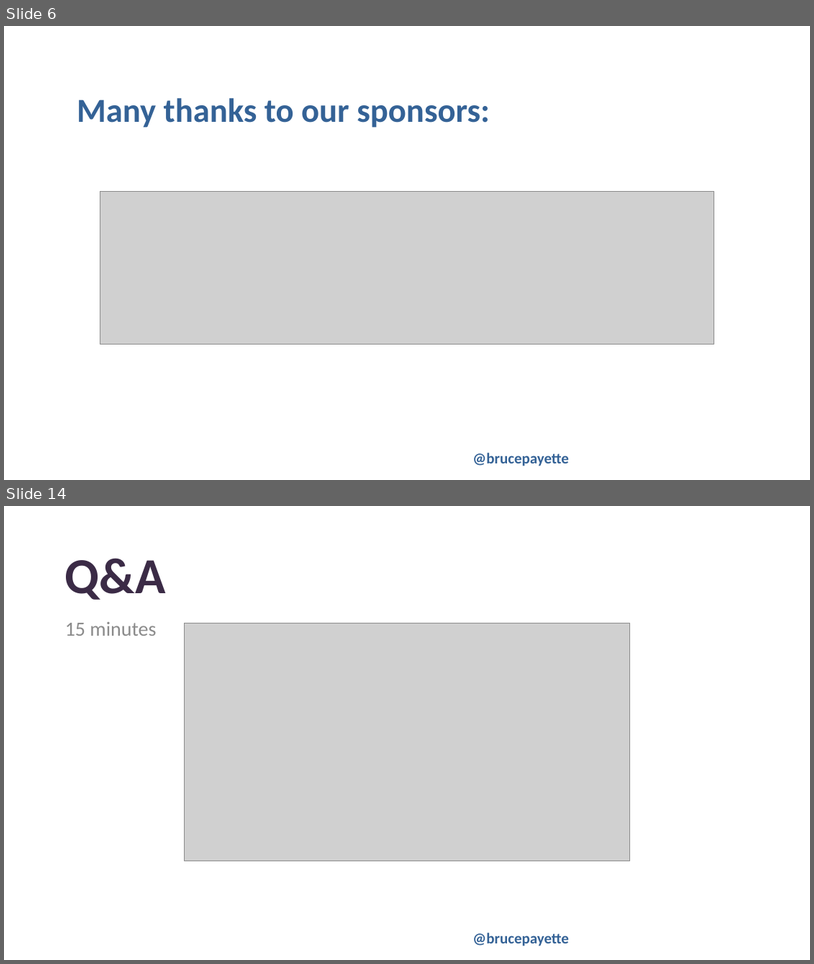
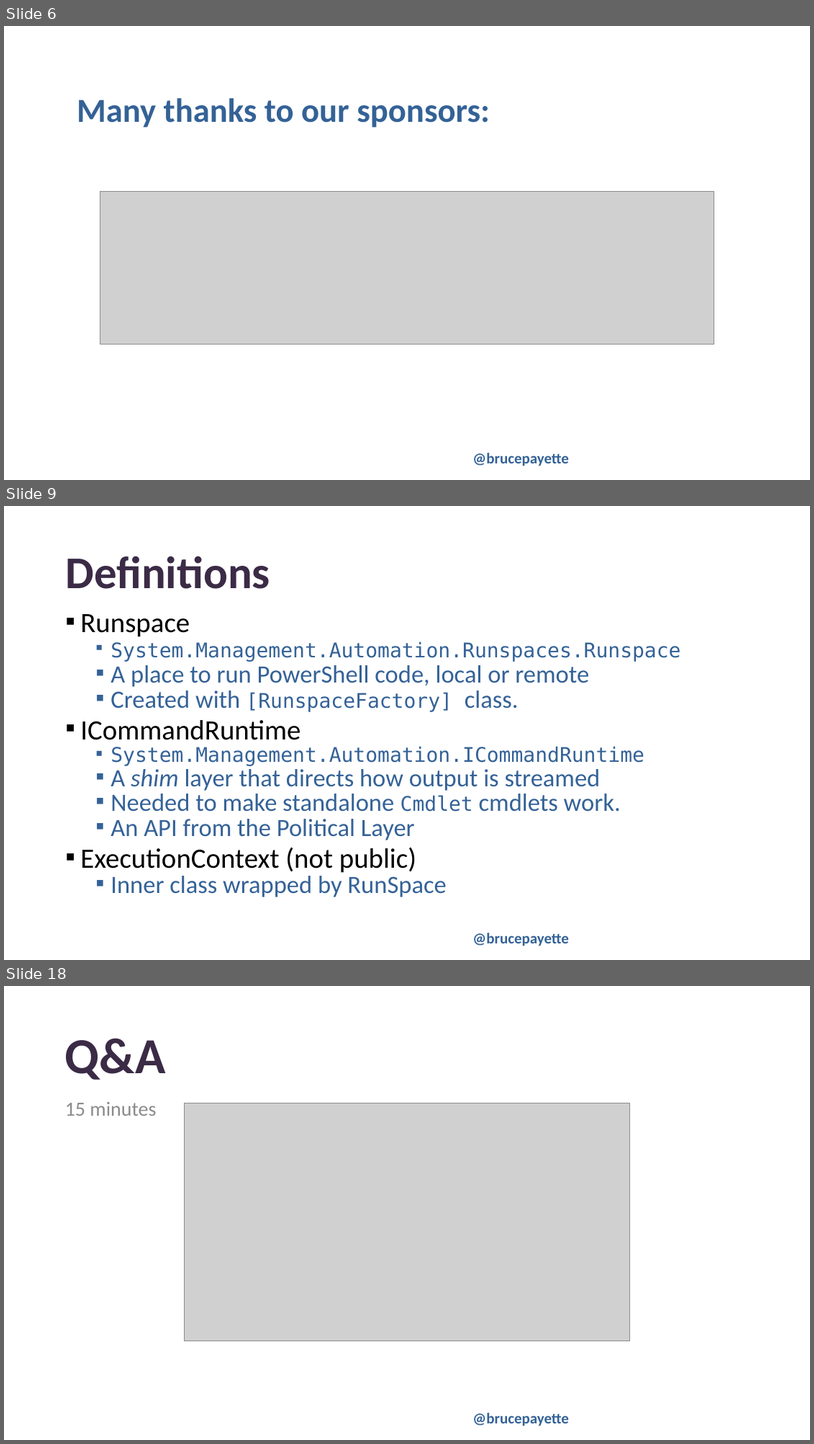
Before and after one commit to BrucePay/PSConfEU2024, a slide deck: payette_2024_closures.pptx. Shown one above the other, each under a label of ours: slides 6 and 14 before the commit, slides 6, 9 and 18 after it; the slides between them are not shown. The pictures are 814x964 and 814x1444 pixels, drawn with LibreOffice and Linux fonts; fonts in the diff are those of the drawing; grey boxes stand for pictures; background and template pictures are left out. Boxes give left, top, right and bottom in pixels: in the first picture for what was removed or moved away, otherwise in the second. Text is boxed around its words. In the diff, an @@ line names an element or a change of style, - is before the commit and + after.

```diff
--- a/payette_2024_closures.pptx
+++ b/payette_2024_closures.pptx
@@ slide 9 added at box(4, 506, 810, 960), background picture (left out); not listed: 1 template element that a slide beside it also shows @@
@@ title added at box(65, 556, 270, 589), 54 pt, text #3B2B46, bold @@
+Definitions
@@ text added at box(80, 614, 681, 897), 29.6 pt, text #346297 @@
+▪ Runspace
+  ▪ System.Management.Automation.Runspaces.Runspace
+  ▪ A place to run PowerShell code, local or remote
+  ▪ Created with [RunspaceFactory] class.
+▪ ICommandRuntime
+  ▪ System.Management.Automation.ICommandRuntime
+  ▪ A shim layer that directs how output is streamed
+  ▪ Needed to make standalone Cmdlet cmdlets work.
+  ▪ An API from the Political Layer
+▪ ExecutionContext (not public)
+  ▪ Inner class wrapped by RunSpace
@@ what was slide 14 is now slide 18 @@
```
Also in this commit, not shown: 6 slides changed, 4 other slides added, 1 slide removed, 1 other file.
